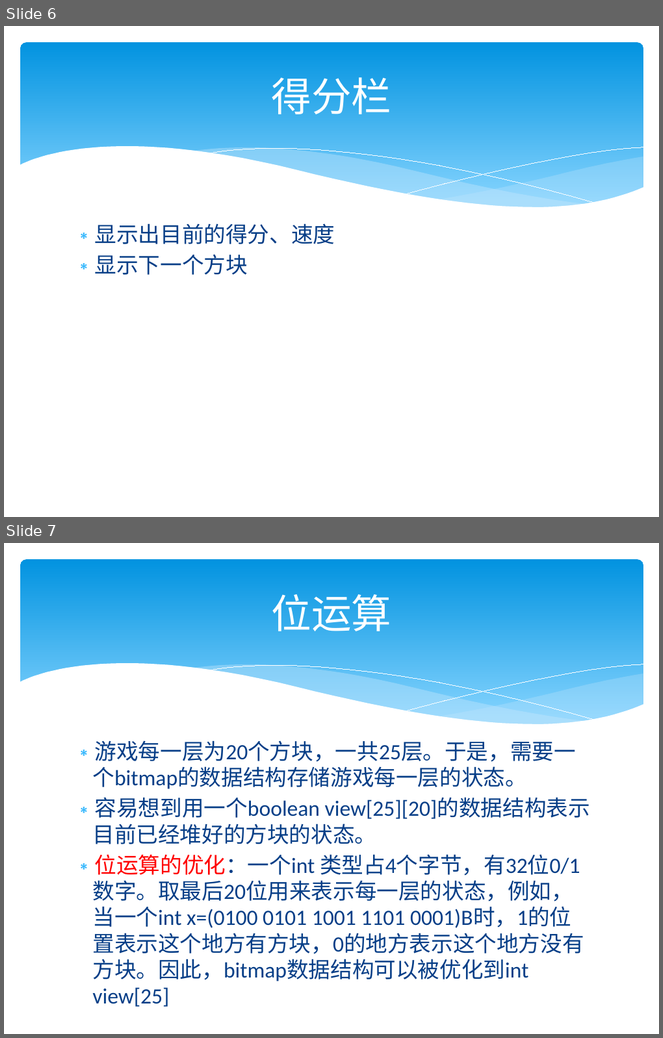
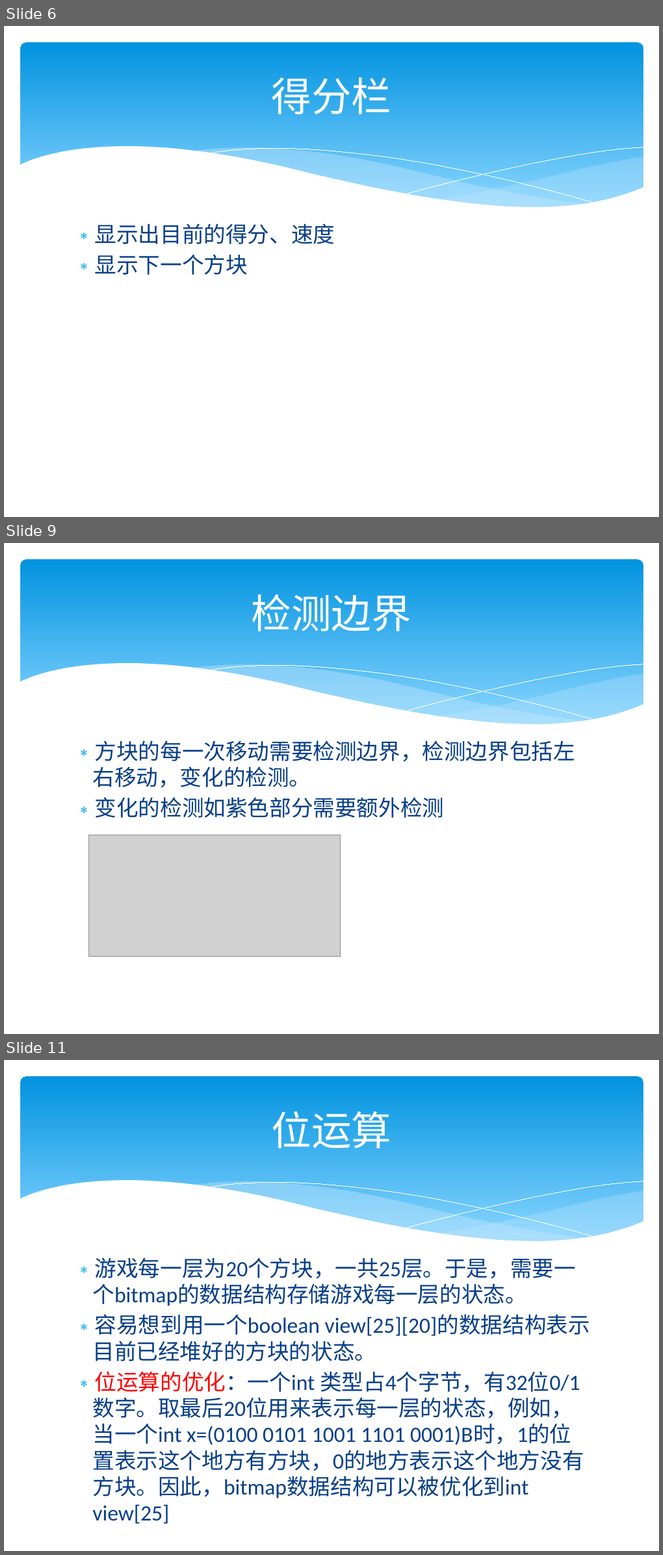
Before and after one commit to VioletHill/Tetris, a slide deck: java项目答辩.pptx. Shown one above the other, each under a label of ours: slides 6 and 7 before the commit, slides 6, 9 and 11 after it; the slides between them are not shown. The pictures are 663x1038 and 663x1555 pixels, drawn with LibreOffice and Linux fonts; fonts in the diff are those of the drawing; grey boxes stand for pictures. Boxes give left, top, right and bottom in pixels: in the first picture for what was removed or moved away, otherwise in the second. Text is boxed around its words. In the diff, an @@ line names an element or a change of style, - is before the commit and + after.

```diff
--- a/java项目答辩.pptx
+++ b/java项目答辩.pptx
@@ slide 9 added at box(4, 543, 659, 1034), background #FFFFFF; not listed: 6 template elements that a slide beside it also shows @@
@@ title added at box(252, 594, 412, 631), 44 pt, text #FFFFFF @@
+检测边界
@@ text added at box(92, 741, 575, 818), 24 pt, text #073E87 @@
+∗ 方块的每一次移动需要检测边界，检测边界包括左右移动，变化的检测。
+∗ 变化的检测如紫色部分需要额外检测
@@ picture added at box(89, 835, 340, 956) @@
@@ what was slide 7 is now slide 11 @@
```
Also in this commit, not shown: 3 other slides added, 1 other file.
